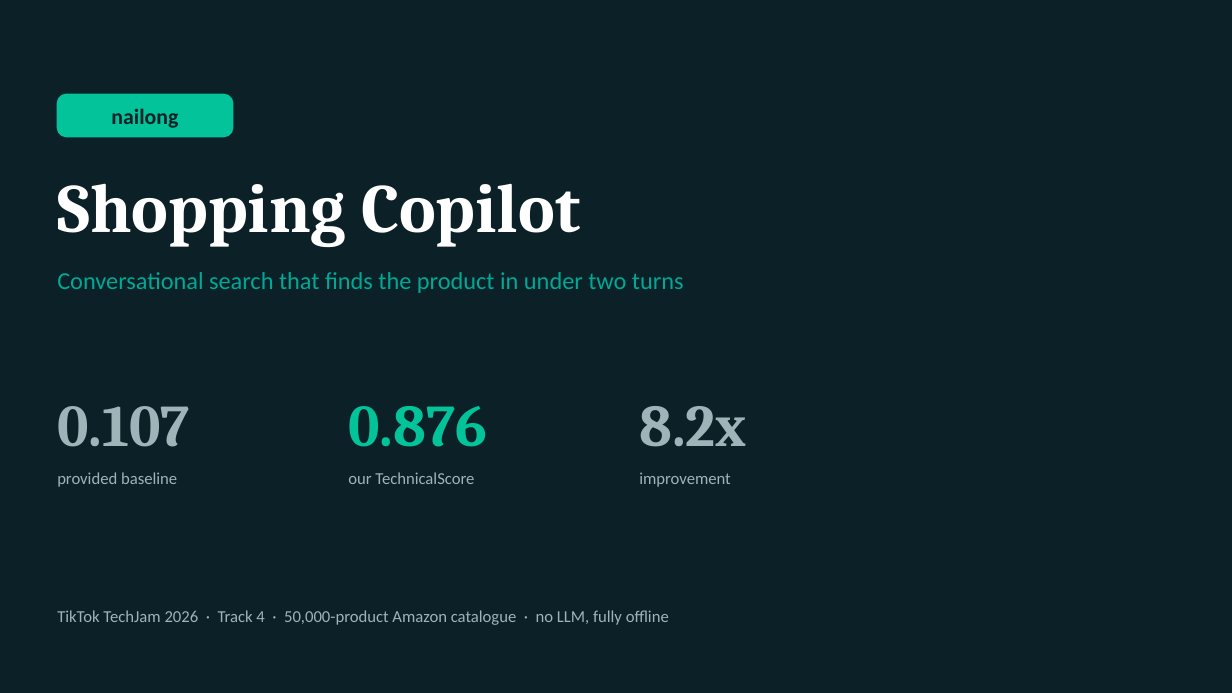
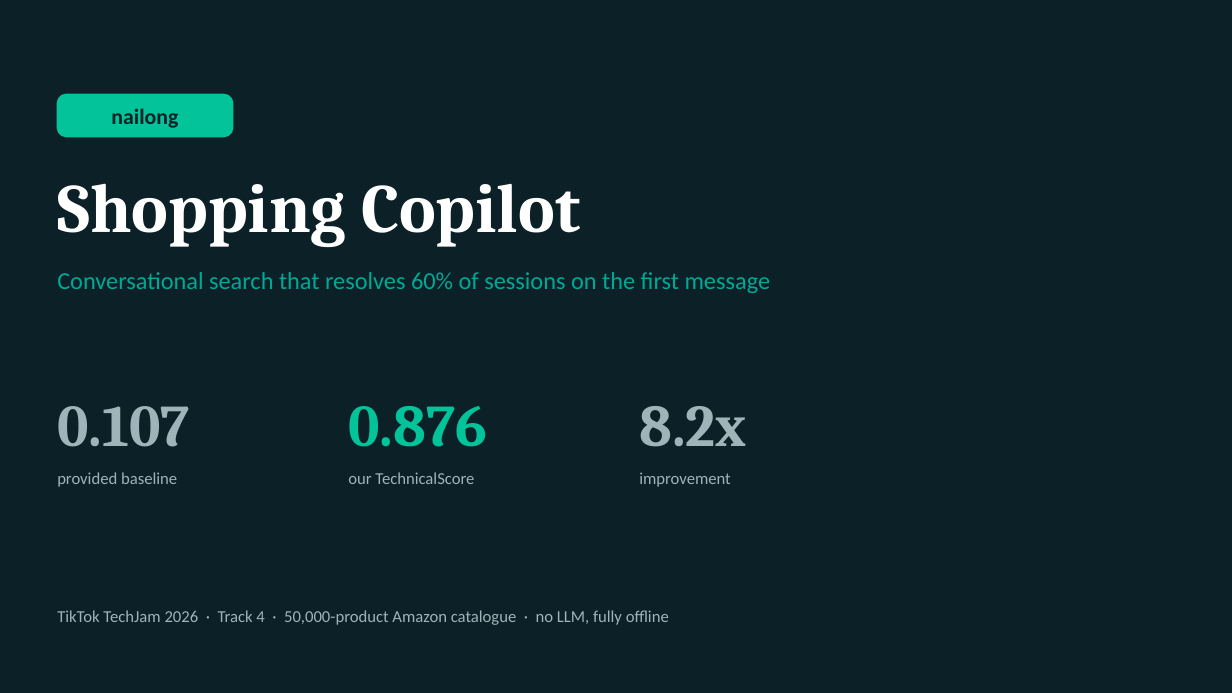
Before and after one commit to yongc0/nailong---TikTok-TechJam-2026, a slide deck: slide 1 of deck/nailong-shopping-copilot.pptx. Drawn at 1232x693 pixels with LibreOffice and Linux fonts; fonts in the diff are those of the drawing. Boxes give left, top, right and bottom in pixels: in the first picture for what was removed or moved away, otherwise in the second. Text is boxed around its words. In the diff, an @@ line names an element or a change of style, - is before the commit and + after.

```diff
--- a/deck/nailong-shopping-copilot.pptx
+++ b/deck/nailong-shopping-copilot.pptx
@@ text at <box>57,272,771,293</box>: text changed @@
-Conversational search that finds the product in under two turns
+Conversational search that resolves 60% of sessions on the first message
```
Also in this commit, not shown: 1 other slide changed, 4 other files.
